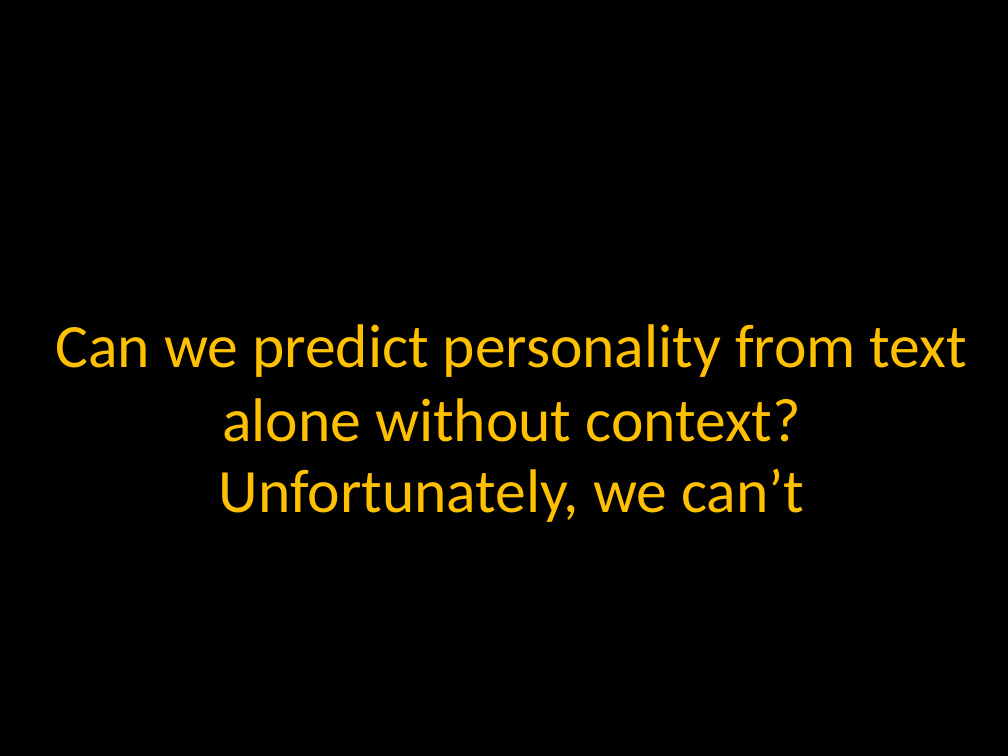
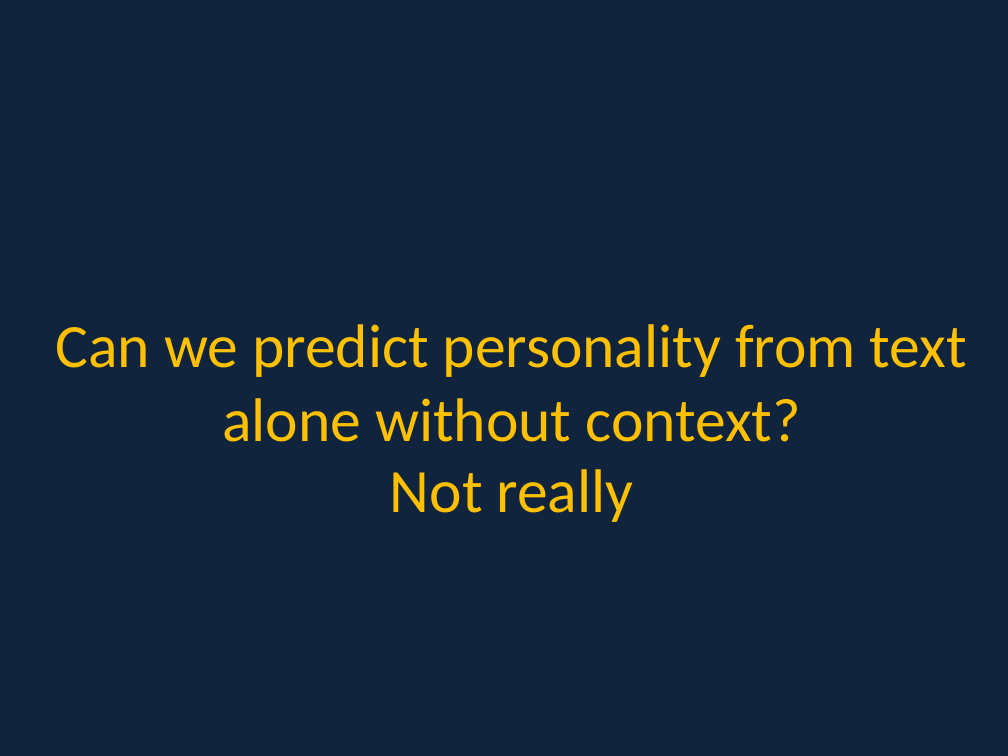
Before and after one commit to WeeYL/capstone, a slide deck: slide 27 of Personality analysis.pptx (slide 28 before the commit). Drawn at 1008x756 pixels with LibreOffice and Linux fonts; fonts in the diff are those of the drawing. Boxes give left, top, right and bottom in pixels: in the first picture for what was removed or moved away, otherwise in the second. Text is boxed around its words. In the diff, an @@ line names an element or a change of style, - is before the commit and + after.

```diff
--- a/Personality analysis.pptx
+++ b/Personality analysis.pptx
@@ background #000000 to #0F243E @@
@@ text at <box>390,469,634,522</box>: text changed @@
-Unfortunately, we can’t
+Not really
```
Also in this commit, not shown: 29 other slides changed, 2 slides added, 2 slides removed, 2 other files.
